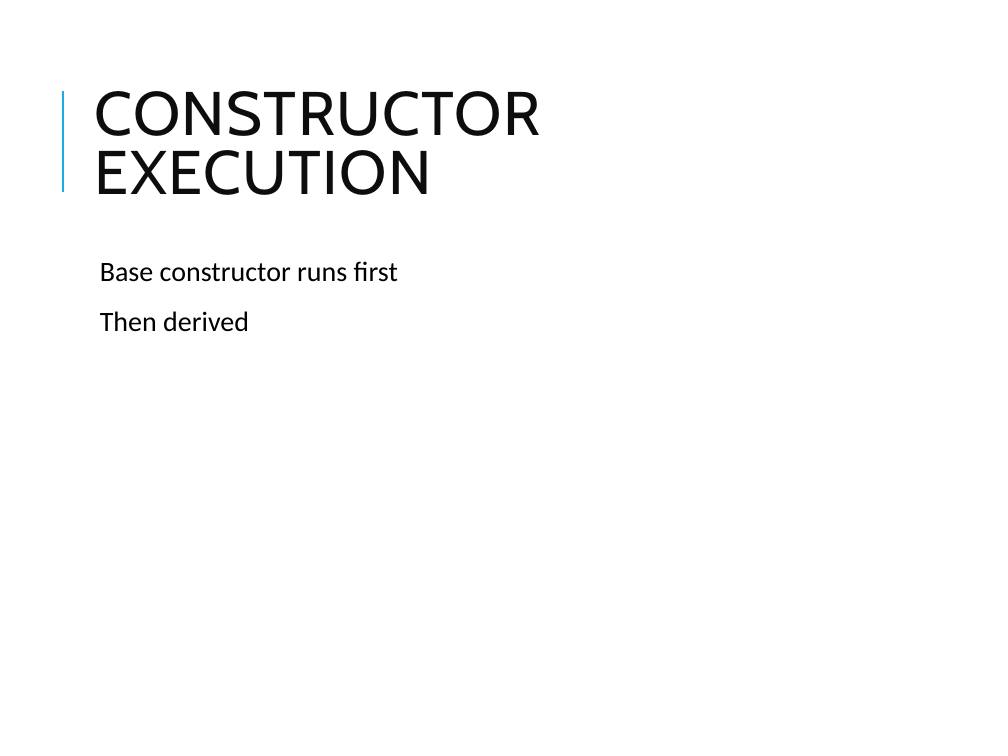
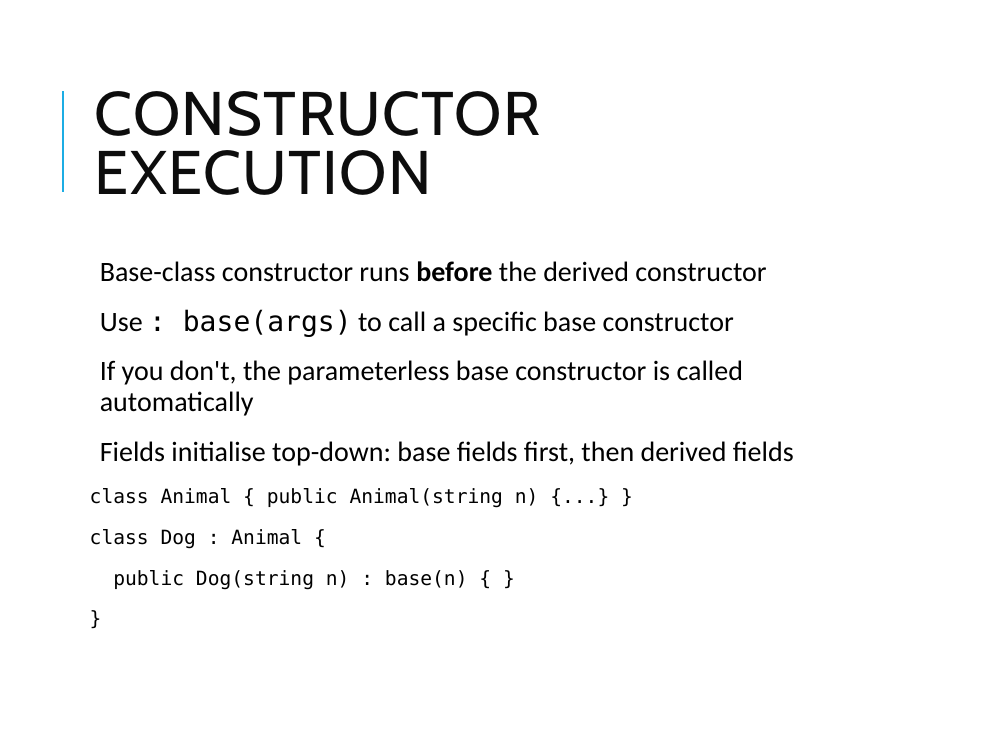
Before and after one commit to vikash-verma-profile/dotnet-epsilon-2026-May, a slide deck: slide 20 of Day-2/OOP_CSharp.pptx (slide 13 before the commit). Drawn at 1008x756 pixels with LibreOffice and Linux fonts; fonts in the diff are those of the drawing. Boxes give left, top, right and bottom in pixels: in the first picture for what was removed or moved away, otherwise in the second. Text is boxed around its words. In the diff, an @@ line names an element or a change of style, - is before the commit and + after.

```diff
--- a/Day-2/OOP_CSharp.pptx
+++ b/Day-2/OOP_CSharp.pptx
@@ text at bbox=[90, 261, 794, 590]: text changed @@
-  Base constructor runs first
-  Then derived
+  Base-class constructor runs before the derived constructor
+  Use : base(args) to call a specific base constructor
+  If you don't, the parameterless base constructor is called automatically
+  Fields initialise top-down: base fields first, then derived fields
+class Animal { public Animal(string n) {...} }
+class Dog : Animal {
+public Dog(string n) : base(n) { }
+}
```
Also in this commit, not shown: 19 other slides changed, 13 slides added, 1 slide removed, 9 other files.
